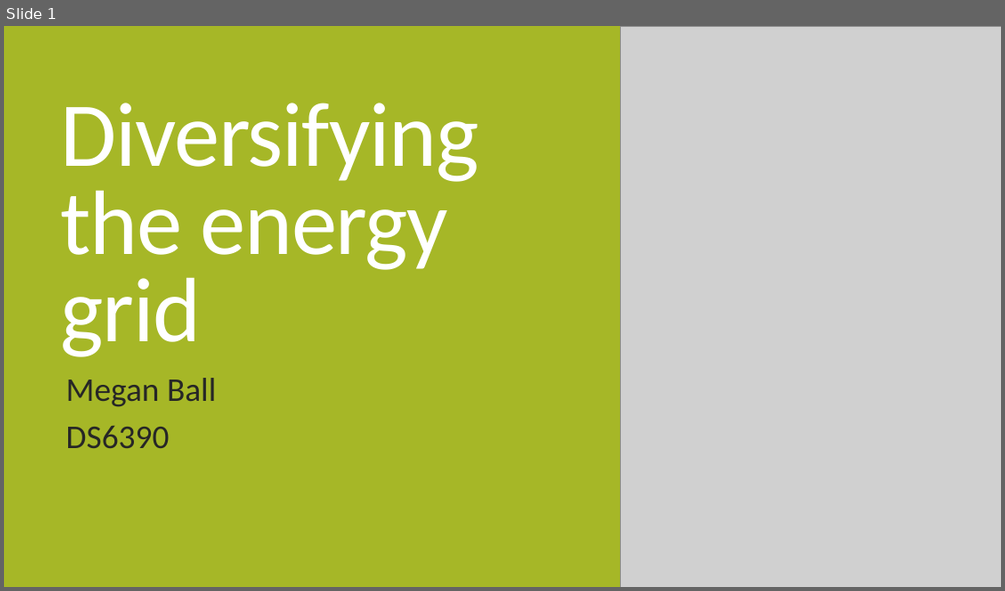
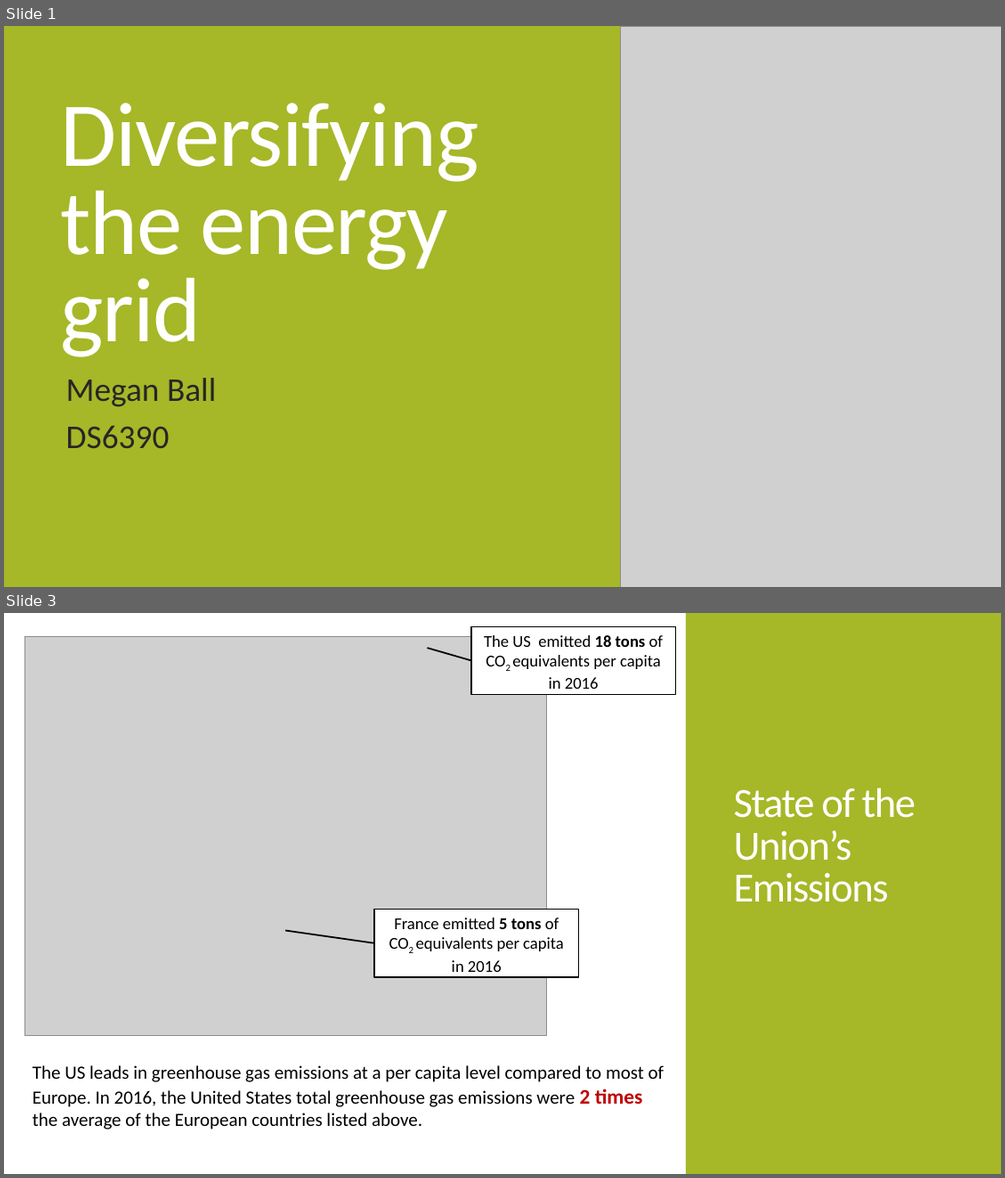
Before and after one commit to megball/DS6390-project, a slide deck: docs/MeganBall_Energy_DataStory_DS6390.pptx. Shown one above the other, each under a label of ours: slide 1 before the commit, slides 1 and 3 after it; the slides between them are not shown. The pictures are 1005x591 and 1005x1178 pixels, drawn with LibreOffice and Linux fonts; fonts in the diff are those of the drawing; grey boxes stand for pictures. Boxes give left, top, right and bottom in pixels: in the first picture for what was removed or moved away, otherwise in the second. Text is boxed around its words. In the diff, an @@ line names an element or a change of style, - is before the commit and + after.

```diff
--- a/docs/MeganBall_Energy_DataStory_DS6390.pptx
+++ b/docs/MeganBall_Energy_DataStory_DS6390.pptx
@@ slide 3 added at box(4, 613, 1001, 1174), background #FFFFFF @@
@@ picture added at box(25, 636, 546, 1036) @@
@@ rectangle added at box(471, 626, 676, 695), fill #FFFFFF, outline #000000 1 pt, 16 pt, text #000000 @@
+The US emitted 18 tons of CO2 equivalents per capita in 2016
@@ rectangle added at box(686, 613, 1001, 1174), fill #A6B727 @@
@@ line added from (428, 648) to (471, 661), #000000 1.5 pt @@
@@ title added at box(734, 787, 916, 902), 40 pt, text #FFFFFF @@
+State of the Union’s Emissions
@@ line added from (285, 930) to (374, 943), #000000 1.5 pt @@
@@ rectangle added at box(374, 909, 578, 977), fill #FFFFFF, outline #000000 1 pt, 16 pt, text #000000 @@
+France emitted 5 tons of CO2 equivalents per capita in 2016
@@ text added at box(32, 1065, 663, 1129), 18 pt, text #000000 @@
+The US leads in greenhouse gas emissions at a per capita level compared to most of Europe. In 2016, the United States total greenhouse gas emissions were 2 times the average of the European countries listed above.
```
Also in this commit, not shown: 3 slides changed, 3 other slides added, 5 slides removed, 21 other files.
